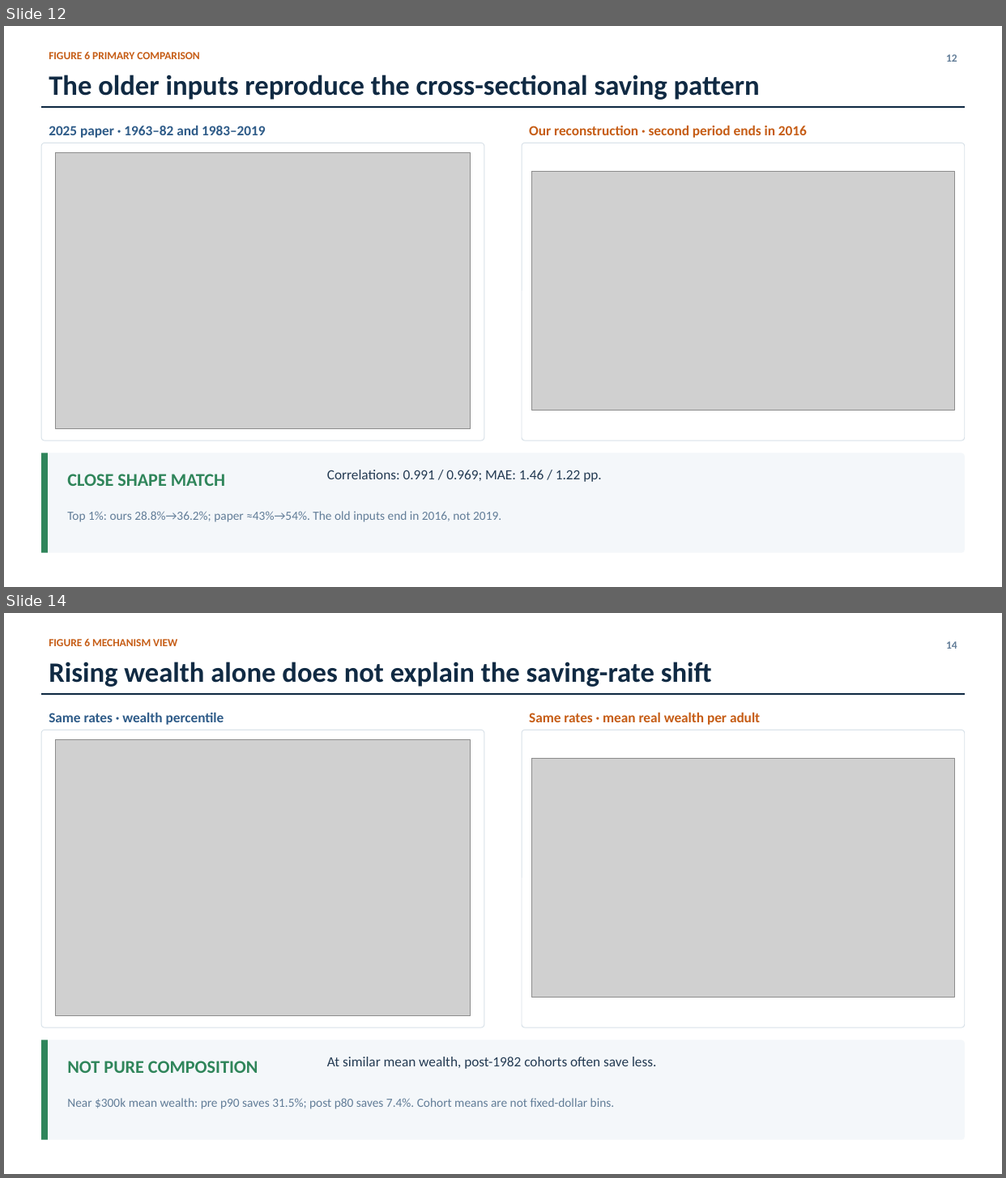
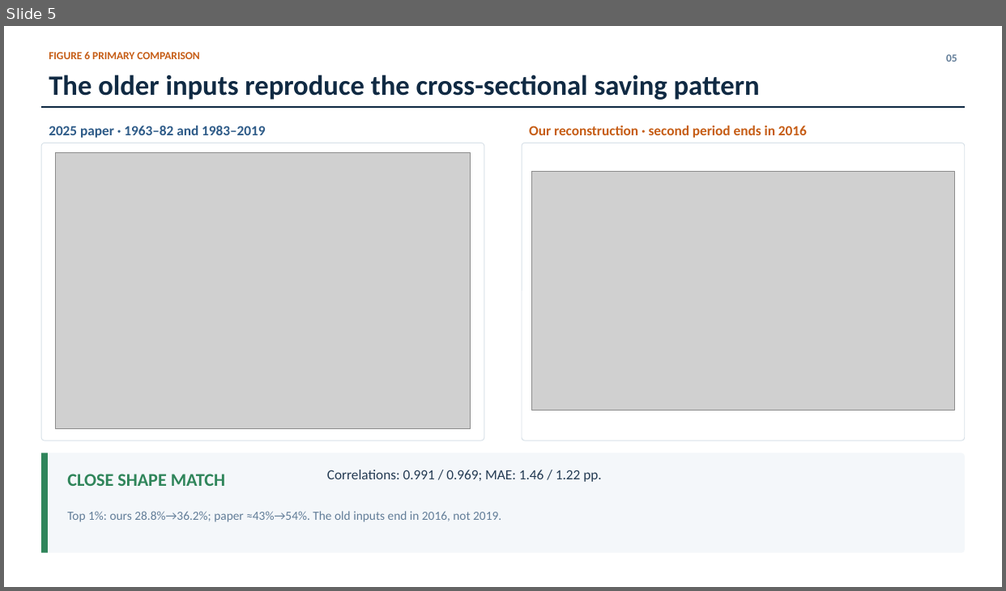
Before and after one commit to lorenz-gorini/mian-sufi-straub2025-saving-glut-replication, a slide deck: Presentation/4_figure_comparison/presentation.pptx. Shown one above the other, each under a label of ours: slides 12 and 14 before the commit, slide 5 after it; the slides between them are not shown. The pictures are 1006x1178 and 1006x591 pixels, drawn with LibreOffice and Linux fonts; fonts in the diff are those of the drawing; grey boxes stand for pictures. Boxes give left, top, right and bottom in pixels: in the first picture for what was removed or moved away, otherwise in the second. Text is boxed around its words. In the diff, an @@ line names an element or a change of style, - is before the commit and + after.

Commit message:
Refresh comparison + extension presentation decks
- add direct Figure 6 and Figure 8 comparisons
- move wealth and heatmap diagnostics to the extension deck
- update presentation sources, QA contracts, and project records

```diff
--- a/Presentation/4_figure_comparison/presentation.pptx
+++ b/Presentation/4_figure_comparison/presentation.pptx
@@ slide 14 removed at <box>4,613,1002,1174</box>, background #FFFFFF @@
@@ text removed at <box>49,638,177,646</box> @@
-FIGURE 6 MECHANISM VIEW
@@ text removed at <box>946,641,957,649</box> @@
-14
@@ text removed at <box>49,662,712,687</box> @@
-Rising wealth alone does not explain the saving-rate shift
@@ rectangle removed at <box>41,693,965,695</box> @@
@@ rounded rectangle removed at <box>41,730,484,1028</box> @@
@@ text removed at <box>49,713,224,725</box> @@
-Same rates · wealth percentile
@@ rounded rectangle removed at <box>522,730,965,1028</box> @@
@@ text removed at <box>529,713,760,725</box> @@
-Same rates · mean real wealth per adult
@@ picture removed at <box>56,740,470,1016</box> @@
@@ picture removed at <box>532,758,954,998</box> @@
@@ rounded rectangle removed at <box>41,1041,965,1140</box> @@
@@ rectangle removed at <box>41,1041,48,1140</box> @@
@@ text removed at <box>67,1061,258,1073</box> @@
-NOT PURE COMPOSITION
@@ text removed at <box>327,1057,656,1069</box> @@
-At similar mean wealth, post-1982 cohorts often save less.
@@ text removed at <box>67,1098,615,1110</box> @@
-Near $300k mean wealth: pre p90 saves 31.5%; post p80 saves 7.4%. Cohort means are not fixed-dollar bins.
@@ what was slide 12 is now slide 5 @@
@@ slide 5 changed as well @@
@@ text at <box>946,54,957,62</box>: text changed @@
-12
+05
```
Also in this commit, not shown: 6 other slides changed, 10 other slides removed, 21 other files.
